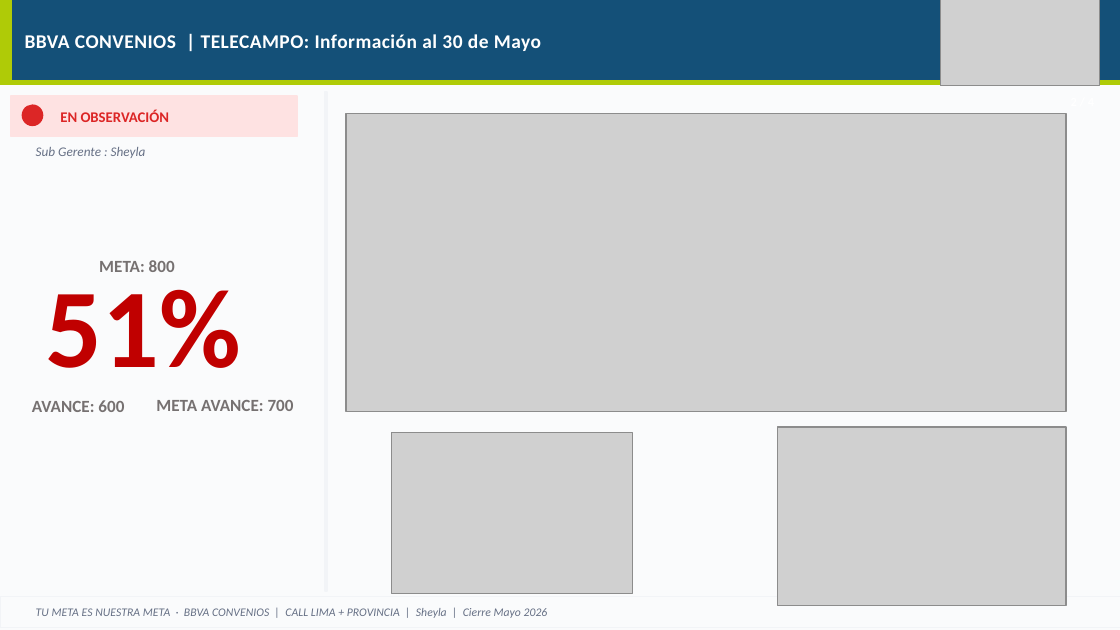
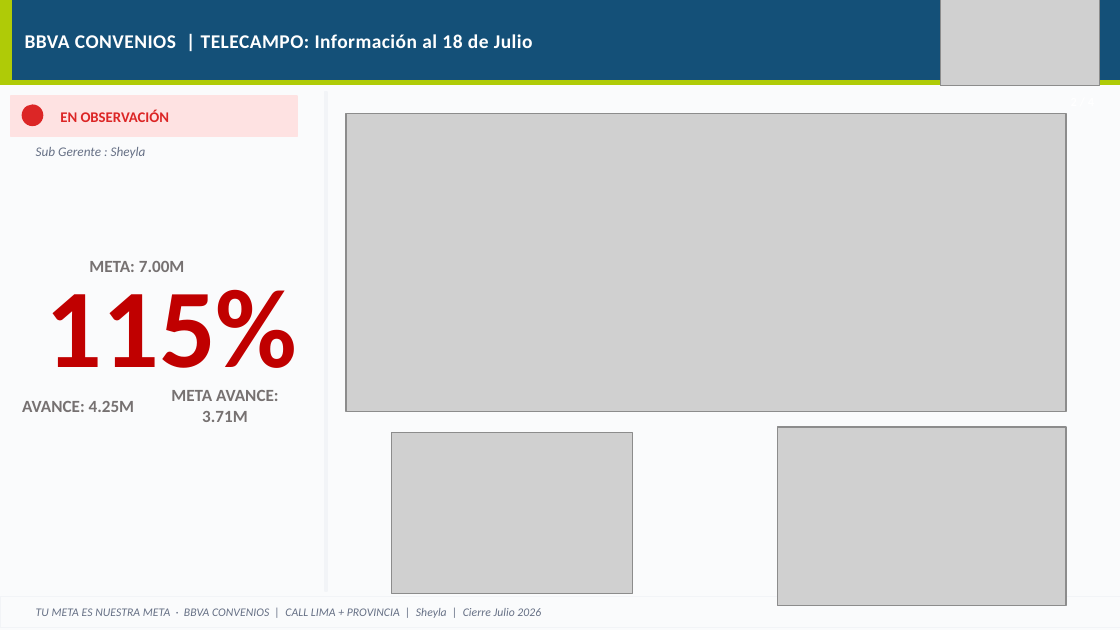
Before and after one commit to piere0405/streamlit_app, a slide deck: slide 31 of plantilla_campanias.pptx (slide 29 before the commit). Drawn at 1120x630 pixels with LibreOffice and Linux fonts; fonts in the diff are those of the drawing; grey boxes stand for pictures. Boxes give left, top, right and bottom in pixels: in the first picture for what was removed or moved away, otherwise in the second. Text is boxed around its words. In the diff, an @@ line names an element or a change of style, - is before the commit and + after.

```diff
--- a/plantilla_campanias.pptx
+++ b/plantilla_campanias.pptx
@@ text at (x1=25, y1=34, x2=533, y2=48): text changed @@
-BBVA CONVENIOS | TELECAMPO: Información al 30 de Mayo
+BBVA CONVENIOS | TELECAMPO: Información al 18 de Julio
@@ text at (x1=89, y1=261, x2=185, y2=272): text changed @@
-META: 800
+META: 7.00M
@@ text at (x1=46, y1=289, x2=298, y2=394): text changed @@
-51%
+115%
@@ text at (x1=22, y1=401, x2=135, y2=412): text changed @@
-AVANCE: 600
+AVANCE: 4.25M
@@ text at (x1=171, y1=390, x2=279, y2=422): text changed @@
-META AVANCE: 700
+META AVANCE: 3.71M
@@ text at (x1=36, y1=608, x2=541, y2=618): text changed @@
-TU META ES NUESTRA META · BBVA CONVENIOS | CALL LIMA + PROVINCIA | Sheyla | Cierre Mayo 2026
+TU META ES NUESTRA META · BBVA CONVENIOS | CALL LIMA + PROVINCIA | Sheyla | Cierre Julio 2026
```
Also in this commit, not shown: 34 other slides changed, 2 slides removed, 4 other files.
